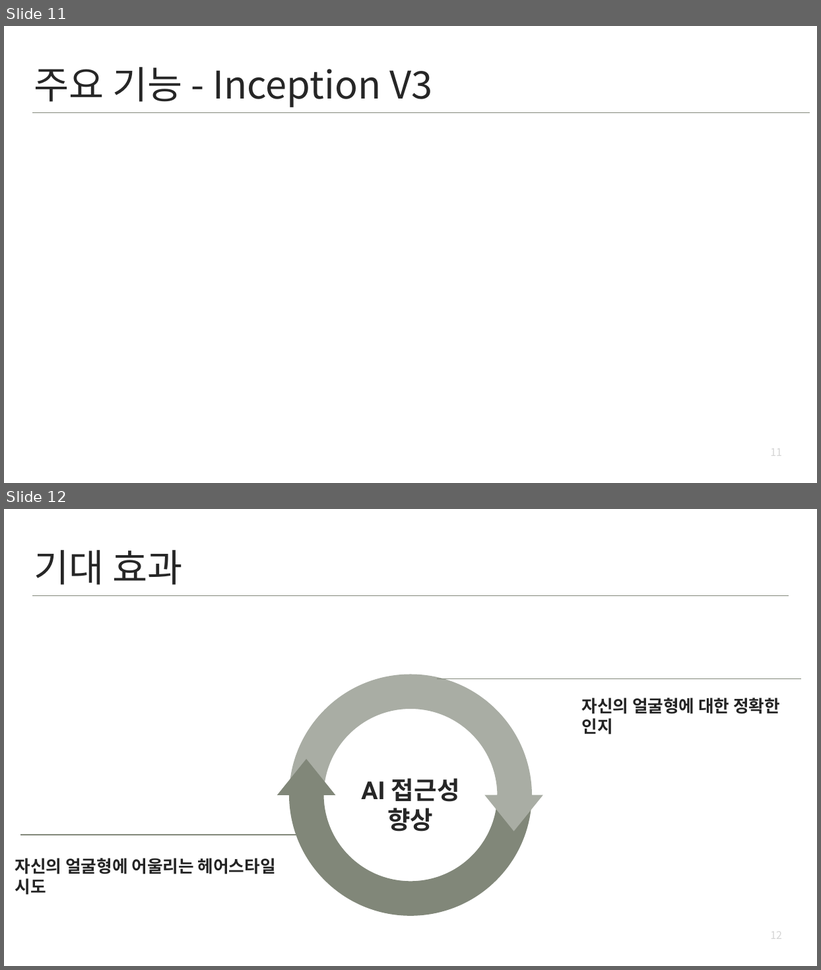
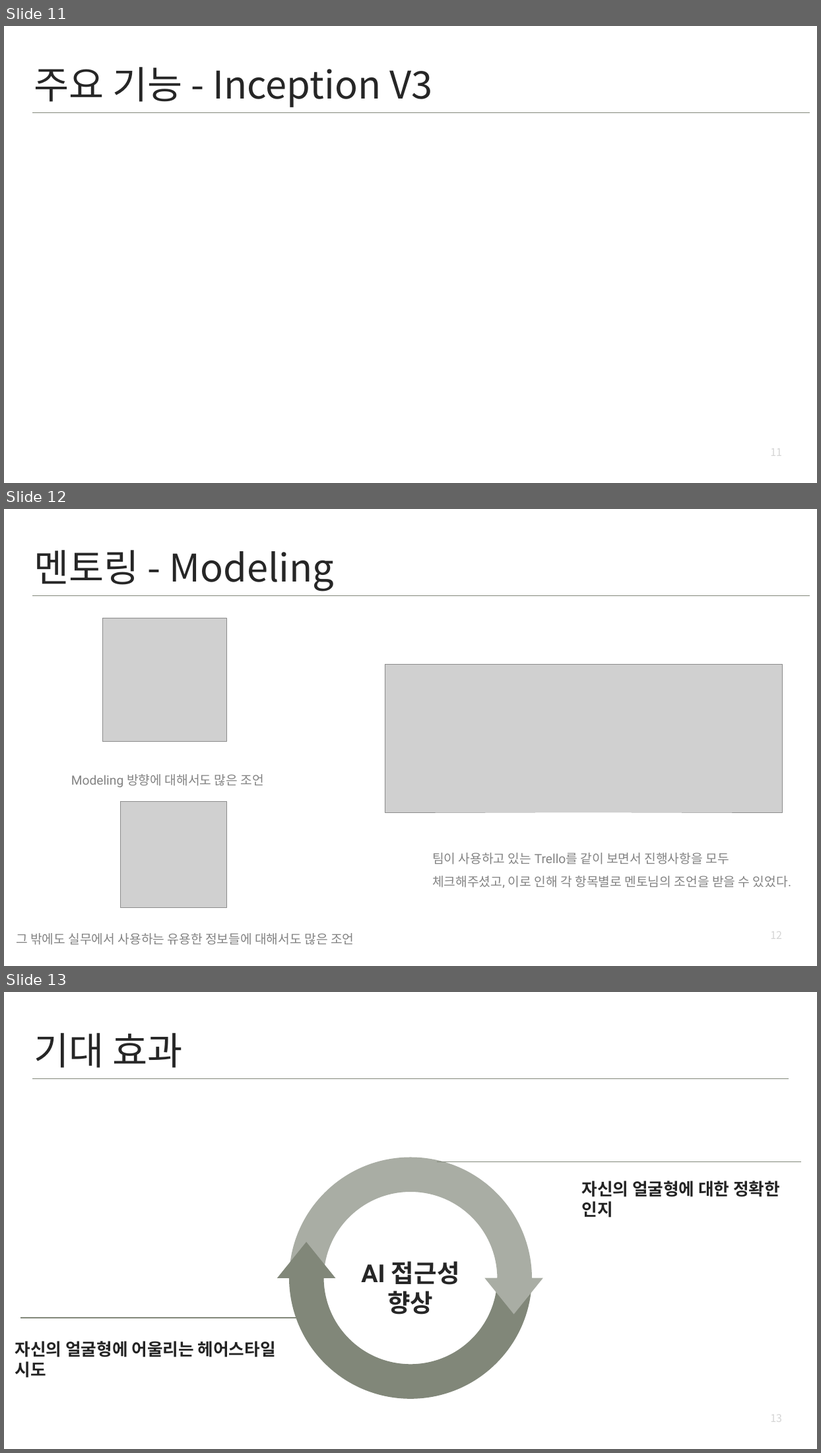
Before and after one commit to kookmin-sw/capstone-2021-14, a slide deck: docs/Capstone-team14-presentation.pptx. Shown one above the other, each under a label of ours: slides 11 and 12 before the commit, slides 11, 12 and 13 after it. The pictures are 821x970 and 821x1453 pixels, drawn with LibreOffice and Linux fonts; fonts in the diff are those of the drawing; grey boxes stand for pictures. Boxes give left, top, right and bottom in pixels: in the first picture for what was removed or moved away, otherwise in the second. Text is boxed around its words. In the diff, an @@ line names an element or a change of style, - is before the commit and + after.

```diff
--- a/docs/Capstone-team14-presentation.pptx
+++ b/docs/Capstone-team14-presentation.pptx
@@ slide 12 added at box(4, 509, 817, 966), background #FFFFFF @@
@@ title added at box(34, 550, 334, 591), 90 pt, text #262626 @@
+멘토링 - Modeling
@@ line added from (32, 596) to (810, 596), #818779 2 pt @@
@@ picture added at box(102, 618, 226, 741) @@
@@ picture added at box(385, 664, 781, 813) @@
@@ text added at box(71, 774, 263, 788), 30 pt, text #838383 @@
+Modeling 방향에 대해서도 많은 조언
@@ picture added at box(120, 801, 226, 908) @@
@@ text added at box(432, 853, 791, 889), 30 pt, text #838383 @@
+팀이 사용하고 있는 Trello를 같이 보면서 진행사항을 모두 체크해주셨고, 이로 인해 각 항목별로 멘토님의 조언을 받을 수 있었다.
@@ text added at box(16, 933, 354, 945), 30 pt, text #838383 @@
+그 밖에도 실무에서 사용하는 유용한 정보들에 대해서도 많은 조언
@@ page number added at box(770, 932, 782, 939), 25 pt, text #D5D5D5 @@
+12
@@ what was slide 12 is now slide 13 @@
@@ page number at box(770, 1415, 782, 1422): text changed @@
-12
+13
```
Also in this commit, not shown: 1 slide changed, 4 other files.
